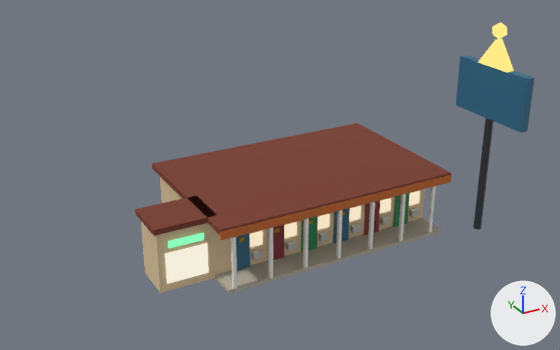
One commit to the glTF model SeatAtTheTable/public/assets/world/places/motel.glb: the scene before it, then after it.
Rendered twice from a camera (50 mm lens) standing at (-109.6, -187.1, 112.3) and looking at (-13.6, -12.4, 25.0). The axes (+X, +Y, +Z) are drawn at lower right. The lights are the same throughout. The first picture is the older version. Where no turn or scale is listed for an object, it has been applied to the vertices. Vertices at exactly the same position are counted once.

In view in the first picture: 'part-fascia', 'part-motel-wall', 'part-neon-yellow', 'part-office-glass', 'part-pole', 'part-roof', 'part-room-door-0', 'part-room-door-2', 'part-room-window', 'part-sign-frame', 'part-trim', 'part-walkway' and 4 more.
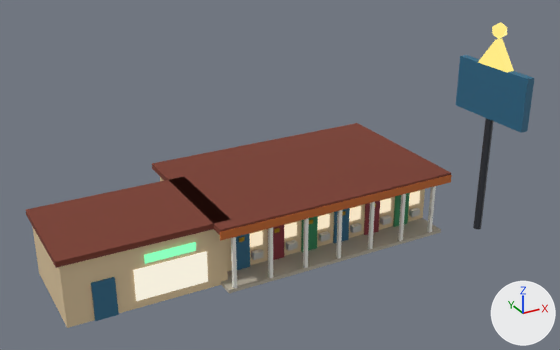
The newer file is also rescaled (x1.9) as a whole; pictures and numbers use the older file's frame.

Changed parts and their boxes [x1, y1, x2, y2] in the pictures (560 x 350 px; the box of a moved part takes in the faces that stretch with it):
'part-roof', reshaped (34% wider, 28% taller): before [135, 123, 451, 236]; after [26, 123, 451, 268]
'part-motel-wall', reshaped (38% wider, 30% taller): before [141, 177, 425, 293]; after [32, 177, 425, 328]
'part-office-glass', reshaped (69% wider, 21% taller): before [165, 243, 209, 284]; after [133, 251, 208, 301]
'part-room-door-0', reshaped (126% wider, 81% taller): before [236, 208, 350, 270]; after [91, 208, 350, 321]
part 1 of me_cube, moved or reshaped: before [141, 221, 215, 293]; after [32, 226, 228, 328]
part 3 of me_cube_001, moved or reshaped: before [135, 196, 217, 236]; after [26, 177, 231, 268]
part 4 of me_cube_004, added (blue): after [91, 277, 119, 321]

The change, as a list of edits to the scene's bpy script:
```text
Change me_cube:
    used by ob_part_motel_wall; location = (-8.0, 4.0, 9.0)
    remove me_cube.from_pydata(...)  # 14 vertices, 24 faces; spans x -44.0..44.0, y -20.0..20.0, z -9.0..9.0
    add me_cube.from_pydata(...)  # 16 vertices, 24 faces; spans x -70.0..44.0, y -24.0..20.0, z -9.0..9.0
    me_cube part 1
    2 vertices are removed from x -28.0, y -8.0, z -9.0..9.0
    10 faces are deleted
    4 vertices move from x -44.0, y -20.0..-8.0, z -9.0..9.0 to x -70.0, y -24.0..6.0, z -9.0..9.0
    4 vertices are added at (-26.0, -24.0, -9.0), (-26.0, -24.0, 9.0), (-26.0, 6.0, -9.0), (-26.0, 6.0, 9.0)
    10 new faces join them
Change me_cube_037:
    used by ob_part_office_glass; location = (-44.0, -16.2, 7.0)
    before: 0 (-6.0, -0.25, -4.5) at pixel (167, 283), 1 (-6.0, -0.25, 4.5) at pixel (165, 254), 2 (-6.0, 0.25, -4.5) at pixel (166, 283), 3 (-6.0, 0.25, 4.5) at pixel (164, 253), 4 (6.0, -0.25, -4.5) at pixel (208, 272)
    before: 5 (6.0, -0.25, 4.5) at pixel (207, 243), 6 (6.0, 0.25, -4.5) at pixel (208, 271), 7 (6.0, 0.25, 4.5) at pixel (206, 242)
    remove me_cube_037.from_pydata(...)  # 8 vertices, 12 faces; spans x -6.0..6.0, y -0.25..0.25, z -4.5..4.5
    add me_cube_037.from_pydata(...)  # 8 vertices, 12 faces; spans x -16.01..4.0, y -4.35..-3.85, z -4.5..4.5
    me_cube_037 part 2
    add for i in [*range(0, 4)]: me_cube_037.vertices[i].co += Vector((-10.01, -4.1, 0.0))
    add for i in [*range(4, 8)]: me_cube_037.vertices[i].co += Vector((-2.0, -4.1, 0.0))
Change me_cube_001:
    used by ob_part_roof; location = (-7.5, 0.0, 18.8)
    remove me_cube_001.from_pydata(...)  # 16 vertices, 24 faces; spans x -45.5..45.5, y -25.0..25.0, z -0.8..0.8
    add me_cube_001.from_pydata(...)  # 16 vertices, 24 faces; spans x -71.5..45.5, y -25.0..25.0, z -0.8..0.8
    me_cube_001 part 3: the loose piece of 8 vertices spanning x -45.5..-27.5, y -17.0..-3.0, z -0.8..0.8 is scaled about its middle by (2.56, 2.29, 1), then moved by (-12.0, 5.0, 0.0)
Change me_cube_004:
    used by ob_part_room_door_0; location = (-11.5, -16.4, 6.5)
    remove me_cube_004.from_pydata(...)  # 16 vertices, 24 faces; spans x -19.0..19.0, y -0.3..0.3, z -5.5..5.5
    add me_cube_004.from_pydata(...)  # 24 vertices, 36 faces; spans x -59.5..19.0, y -4.2..0.3, z -6.5..5.5
    me_cube_004 part 4: a new loose piece, a box spanning x -59.51..-53.51, y -4.15..-3.65, z -6.5..4.5, in mat_room_door_0 (blue #2f6b8a)
```
